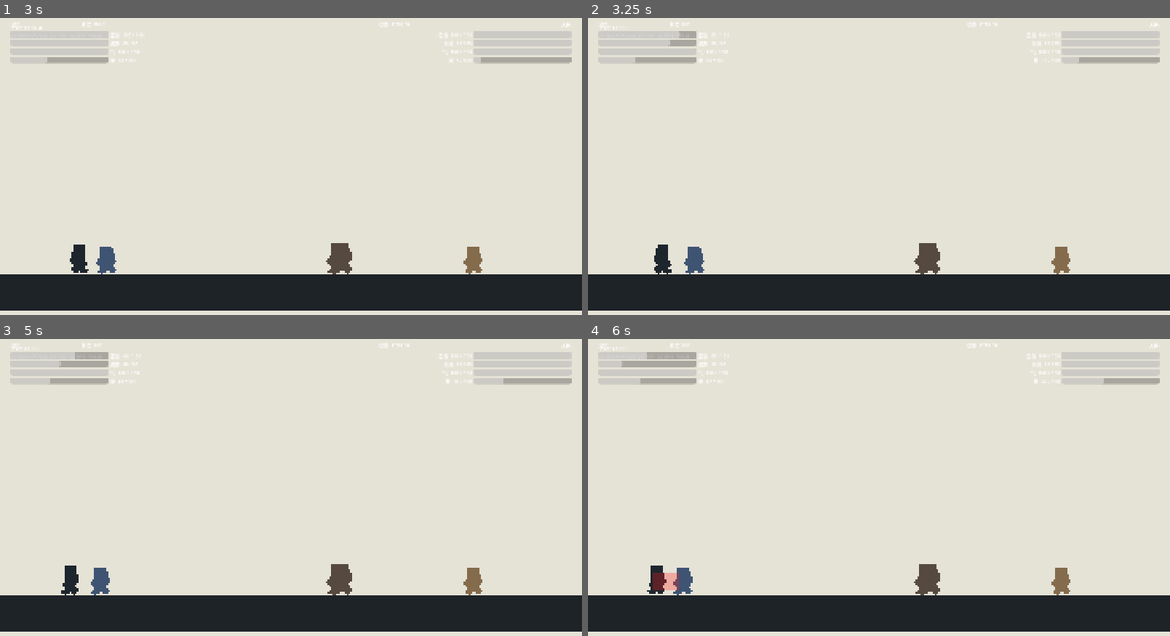
Above: before the commit, frames 1-4 (two rows, left to right).
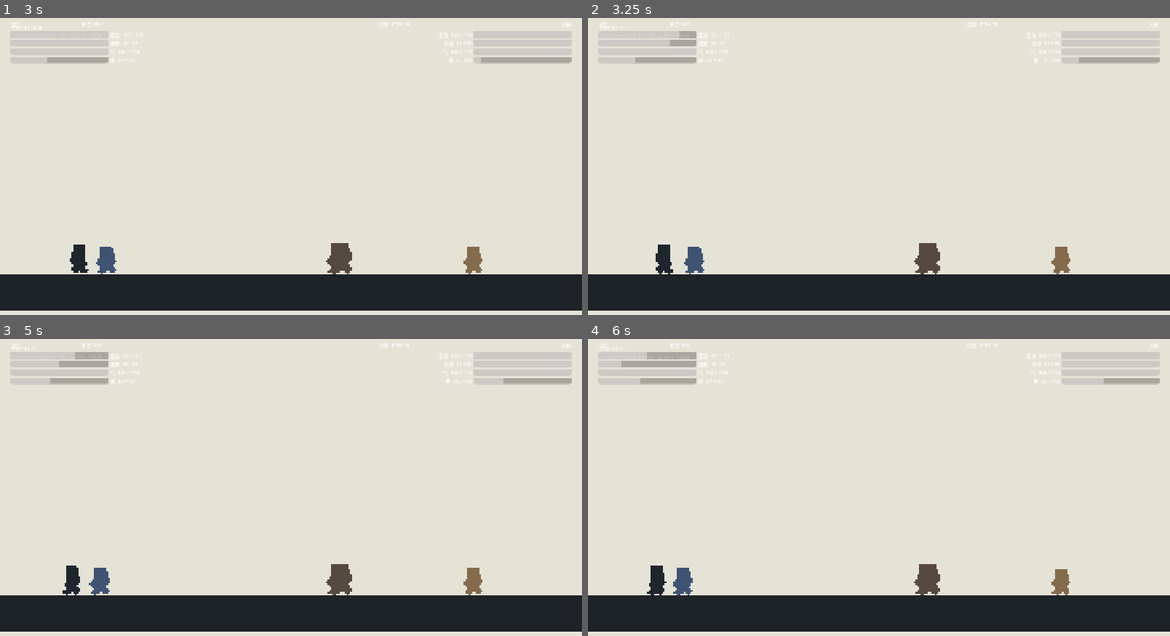
Above: after the commit, the same moments.

Repository: IcecreamDemon/twelve-zodiac-godot-demo
Game: Godot game, scene res://scenes/tests/enemy_lab.tscn
The game is run twice, just before and just after one commit, with the same random seed, the same clock (stepped at 60 frames per second) and the same inputs. This scene is started directly instead of the project's main scene.
Inputs (mouse positions are in pixels of both pictures, inside the frame that each line leads up to):
- Up to frame 1 (3 s): tap Enter at 0.5 s; move the mouse to (419, 160) at 0.52 s; hold D (move_right) 0.53-1.25 s; hold U (guard) 0.53-1.25 s; click (419, 160) at 0.67 s; tap Space (jump) at 0.77 s; drag from (174, 193) to (291, 291) at 1.27 s; move the mouse to (349, 104) at 2.02 s; hold D (move_right) 2.03-2.75 s; hold U (guard) 2.03-2.75 s; tap F (burrow) at 2.1 s; drag from (261, 243) to (81, 261) at 2.77 s
- Up to frame 2 (3.25 s): no input
- Up to frame 3 (5 s): move the mouse to (465, 546) at 3.52 s; hold A (move_left) 3.53-4.25 s; hold U (guard) 3.53-4.25 s; tap Space (jump) at 3.77, 4.25 s; drag from (116, 448) to (75, 582) at 4.27 s
- Up to frame 4 (6 s): move the mouse to (908, 499) at 5.02 s; hold A (move_left) 5.03-5.75 s; hold U (guard) 5.03-5.75 s; tap E (heavy_technique) at 5.1 s; click (908, 499) at 5.17 s; tap Enter at 5.75 s; drag from (791, 416) to (657, 594) at 5.77 s

Frame 1 is identical in both runs. In frame 2, less than 0.1% of the frame differs, in the area x 11-61%, y 76-87%; in frame 3, less than 0.1%; in frame 4, 0.3%, in the area x 10-83%, y 77-87%.

Commit message:
feat: add hitstop and camera shake feedback

Diff:
--- a/scenes/flow/demo_flow.tscn
+++ b/scenes/flow/demo_flow.tscn
@@ -5,12 +5,17 @@
 [ext_resource type="Script" path="res://scripts/debug/combat_debug_overlay.gd" id="3_debug"]
 [ext_resource type="PackedScene" path="res://scenes/ui/flow_hud.tscn" id="4_hud"]
 [ext_resource type="PackedScene" path="res://scenes/flow/node_map.tscn" id="5_map"]
+[ext_resource type="Script" path="res://scripts/combat/combat_camera.gd" id="6_camera"]
 
 [sub_resource type="RectangleShape2D" id="RectangleShape2D_ground"]
 size = Vector2(1920, 120)
 
 [node name="DemoFlow" type="Node2D"]
 script = ExtResource("2_flow")
+
+[node name="Camera" type="Camera2D" parent="."]
+position = Vector2(960, 540)
+script = ExtResource("6_camera")
 
 [node name="Background" type="Polygon2D" parent="."]
 polygon = PackedVector2Array(0, 0, 1920, 0, 1920, 1080, 0, 1080)
--- a/scenes/tests/boss_lab.tscn
+++ b/scenes/tests/boss_lab.tscn
@@ -5,11 +5,16 @@
 [ext_resource type="PackedScene" path="res://scenes/actors/incense_burner.tscn" id="3_burner"]
 [ext_resource type="Script" path="res://scripts/debug/combat_debug_overlay.gd" id="4_debug"]
 [ext_resource type="PackedScene" path="res://scenes/ui/flow_hud.tscn" id="5_hud"]
+[ext_resource type="Script" path="res://scripts/combat/combat_camera.gd" id="6_camera"]
 
 [sub_resource type="RectangleShape2D" id="RectangleShape2D_ground"]
 size = Vector2(1920, 120)
 
 [node name="BossLab" type="Node2D"]
+
+[node name="Camera" type="Camera2D" parent="."]
+position = Vector2(960, 540)
+script = ExtResource("6_camera")
 
 [node name="Background" type="Polygon2D" parent="."]
 polygon = PackedVector2Array(0, 0, 1920, 0, 1920, 1080, 0, 1080)
--- a/scenes/tests/combat_lab.tscn
+++ b/scenes/tests/combat_lab.tscn
@@ -4,6 +4,7 @@
 [ext_resource type="PackedScene" path="res://scenes/actors/training_dummy.tscn" id="2_dummy"]
 [ext_resource type="Script" path="res://scripts/ui/combat_hud.gd" id="3_hud"]
 [ext_resource type="Script" path="res://scripts/debug/combat_debug_overlay.gd" id="4_debug"]
+[ext_resource type="Script" path="res://scripts/combat/combat_camera.gd" id="5_camera"]
 
 [sub_resource type="RectangleShape2D" id="RectangleShape2D_ground"]
 size = Vector2(1920, 120)
@@ -12,6 +13,10 @@
 size = Vector2(420, 24)
 
 [node name="CombatLab" type="Node2D"]
+
+[node name="Camera" type="Camera2D" parent="."]
+position = Vector2(960, 540)
+script = ExtResource("5_camera")
 
 [node name="Background" type="Polygon2D" parent="."]
 polygon = PackedVector2Array(0, 0, 1920, 0, 1920, 1080, 0, 1080)
--- a/scenes/tests/enemy_lab.tscn
+++ b/scenes/tests/enemy_lab.tscn
@@ -6,11 +6,16 @@
 [ext_resource type="PackedScene" path="res://scenes/actors/enemies/cleric_officer.tscn" id="4_clerk"]
 [ext_resource type="Script" path="res://scripts/debug/combat_debug_overlay.gd" id="5_debug"]
 [ext_resource type="PackedScene" path="res://scenes/ui/flow_hud.tscn" id="6_hud"]
+[ext_resource type="Script" path="res://scripts/combat/combat_camera.gd" id="7_camera"]
 
 [sub_resource type="RectangleShape2D" id="RectangleShape2D_ground"]
 size = Vector2(1920, 120)
 
 [node name="EnemyLab" type="Node2D"]
+
+[node name="Camera" type="Camera2D" parent="."]
+position = Vector2(960, 540)
+script = ExtResource("7_camera")
 
 [node name="Background" type="Polygon2D" parent="."]
 polygon = PackedVector2Array(0, 0, 1920, 0, 1920, 1080, 0, 1080)
--- a/scripts/autoload/game_events.gd
+++ b/scripts/autoload/game_events.gd
@@ -4,6 +4,8 @@
 signal combat_finished(context: Dictionary)
 signal actor_died(actor: Node, context: Dictionary)
 signal flow_state_changed(previous_state: StringName, next_state: StringName)
+signal hit_resolved(world_position: Vector2, strength: float)
+signal parry_succeeded(world_position: Vector2)
 
 
 func emit_combat_started(context: Dictionary = {}) -> void:
@@ -20,3 +22,11 @@
 
 func emit_flow_state_changed(previous_state: StringName, next_state: StringName) -> void:
 	flow_state_changed.emit(previous_state, next_state)
+
+
+func emit_hit_resolved(world_position: Vector2, strength: float) -> void:
+	hit_resolved.emit(world_position, strength)
+
+
+func emit_parry_succeeded(world_position: Vector2) -> void:
+	parry_succeeded.emit(world_position)
--- /dev/null
+++ b/scripts/combat/combat_camera.gd
@@ -0,0 +1,38 @@
+class_name CombatCamera
+extends Camera2D
+
+@export var max_shake_offset: float = 14.0
+@export var max_shake_rotation: float = 0.012
+@export var trauma_decay_per_second: float = 2.8
+
+var trauma: float = 0.0
+
+
+func _ready() -> void:
+	make_current()
+	var events := get_node_or_null("/root/GameEvents")
+	if events != null:
+		events.hit_resolved.connect(_on_hit_resolved)
+		events.parry_succeeded.connect(_on_parry_succeeded)
+
+
+func _process(delta: float) -> void:
+	if trauma > 0.0:
+		trauma = maxf(trauma - trauma_decay_per_second * delta, 0.0)
+		var strength := trauma * trauma
+		offset = Vector2(
+			randf_range(-max_shake_offset, max_shake_offset),
+			randf_range(-max_shake_offset, max_shake_offset),
+		) * strength
+		rotation = randf_range(-max_shake_rotation, max_shake_rotation) * strength
+	else:
+		offset = offset.lerp(Vector2.ZERO, minf(delta * 18.0, 1.0))
+		rotation = lerpf(rotation, 0.0, minf(delta * 18.0, 1.0))
+
+
+func _on_hit_resolved(_world_position: Vector2, strength: float) -> void:
+	trauma = minf(trauma + maxf(strength, 0.0) * 3.0, 1.0)
+
+
+func _on_parry_succeeded(_world_position: Vector2) -> void:
+	trauma = minf(trauma + 0.7, 1.0)
--- a/scripts/combat/hitbox_component.gd
+++ b/scripts/combat/hitbox_component.gd
@@ -13,6 +13,7 @@
 var is_active: bool = false
 
 var _hit_targets: Dictionary = {}
+var _hitstop_running: bool = false
 
 
 func _ready() -> void:
@@ -70,6 +71,35 @@
 	if result != HurtboxComponent.ReceiveResult.IGNORED:
 		_hit_targets[area] = true
 		hit_confirmed.emit(hurtbox.get_parent(), attack_data)
+		_play_hit_feedback(result)
+
+
+func _play_hit_feedback(result: HurtboxComponent.ReceiveResult) -> void:
+	var events := get_node_or_null("/root/GameEvents")
+	if events != null:
+		if result == HurtboxComponent.ReceiveResult.PARRY:
+			events.emit_parry_succeeded(global_position)
+		else:
+			var strength := attack_data.screen_shake_strength
+			if result == HurtboxComponent.ReceiveResult.BLOCK:
+				strength *= 0.55
+			events.emit_hit_resolved(global_position, strength)
+
+	if not _hitstop_running and attack_data.hitstop_frames > 0:
+		_apply_hitstop(attack_data.hitstop_frames)
+
+
+func _apply_hitstop(frames: int) -> void:
+	_hitstop_running = true
+	Engine.time_scale = 0.08
+	await get_tree().create_timer(
+		float(frames) / 60.0,
+		true,
+		false,
+		true,
+	).timeout
+	Engine.time_scale = 1.0
+	_hitstop_running = false
 
 
 func _finish_attack() -> void:
--- a/tests/combat/attack_timing_test.gd
+++ b/tests/combat/attack_timing_test.gd
@@ -41,6 +41,8 @@
 
 	for _frame: int in range(40):
 		await physics_frame
+		if dummy.health.current_health < starting_health:
+			break
 
 	var damage_dealt := starting_health - dummy.health.current_health
 	var posture_dealt := starting_posture - dummy.posture.current_posture
@@ -60,10 +62,11 @@
 				posture_dealt,
 			],
 		)
-	if not is_equal_approx(shi_gained, test_attack.shi_gain_on_hit):
+	var expected_net_shi := test_attack.shi_gain_on_hit - test_attack.shi_cost
+	if not is_equal_approx(shi_gained, expected_net_shi):
 		failures.append(
-			"Expected %.1f shi, got %.1f." % [
-				test_attack.shi_gain_on_hit,
+			"Expected net %.1f shi, got %.1f." % [
+				expected_net_shi,
 				shi_gained,
 			],
 		)
--- /dev/null
+++ b/tests/combat/hit_feedback_test.gd
@@ -0,0 +1,34 @@
+extends SceneTree
+
+const COMBAT_LAB_SCENE := preload("res://scenes/tests/combat_lab.tscn")
+
+
+func _initialize() -> void:
+	_run.call_deferred()
+
+
+func _run() -> void:
+	var failures: Array[String] = []
+	var lab := COMBAT_LAB_SCENE.instantiate()
+	root.add_child(lab)
+	await process_frame
+	await physics_frame
+
+	var camera := lab.get_node("Camera") as CombatCamera
+	var events := root.get_node_or_null("GameEvents")
+	if events == null:
+		failures.append("GameEvents autoload is missing.")
+	else:
+		events.emit_hit_resolved(Vector2(900.0, 500.0), 0.2)
+		await process_frame
+		if camera.trauma <= 0.0:
+			failures.append("Hit event did not add camera trauma.")
+
+	if failures.is_empty():
+		print("HIT FEEDBACK TEST PASS: hit events drive camera shake.")
+		quit(0)
+		return
+
+	for failure: String in failures:
+		push_error(failure)
+	quit(1)
Not shown, added: scripts/combat/combat_camera.gd.uid
Not shown, added: tests/combat/hit_feedback_test.gd.uid
Not shown, changed: AGENTS.md
